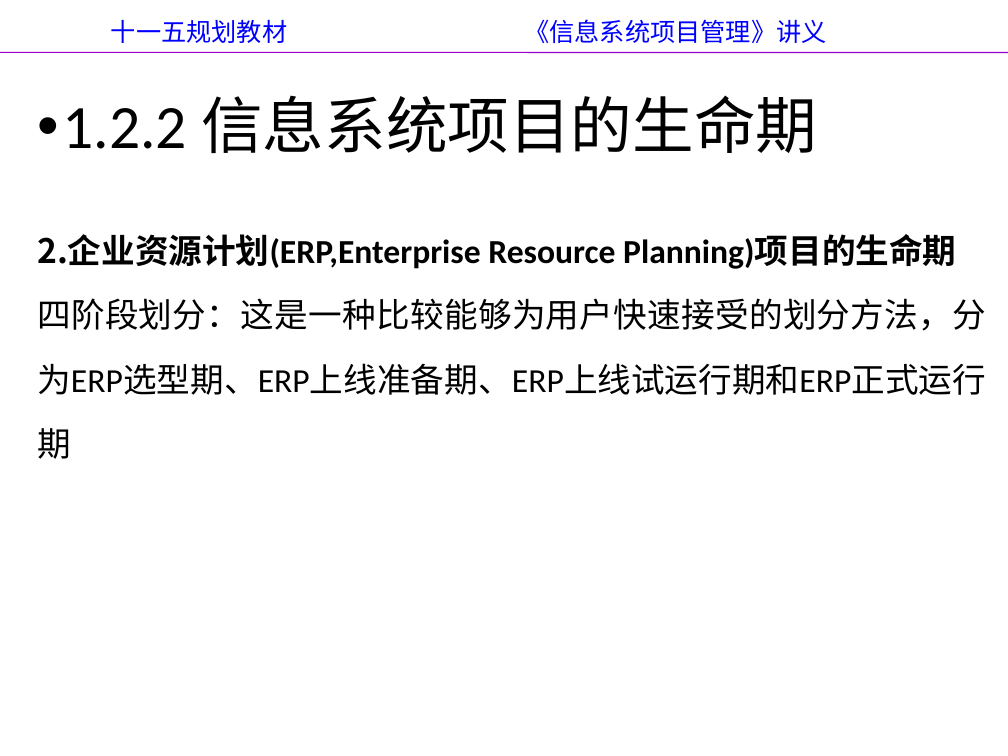
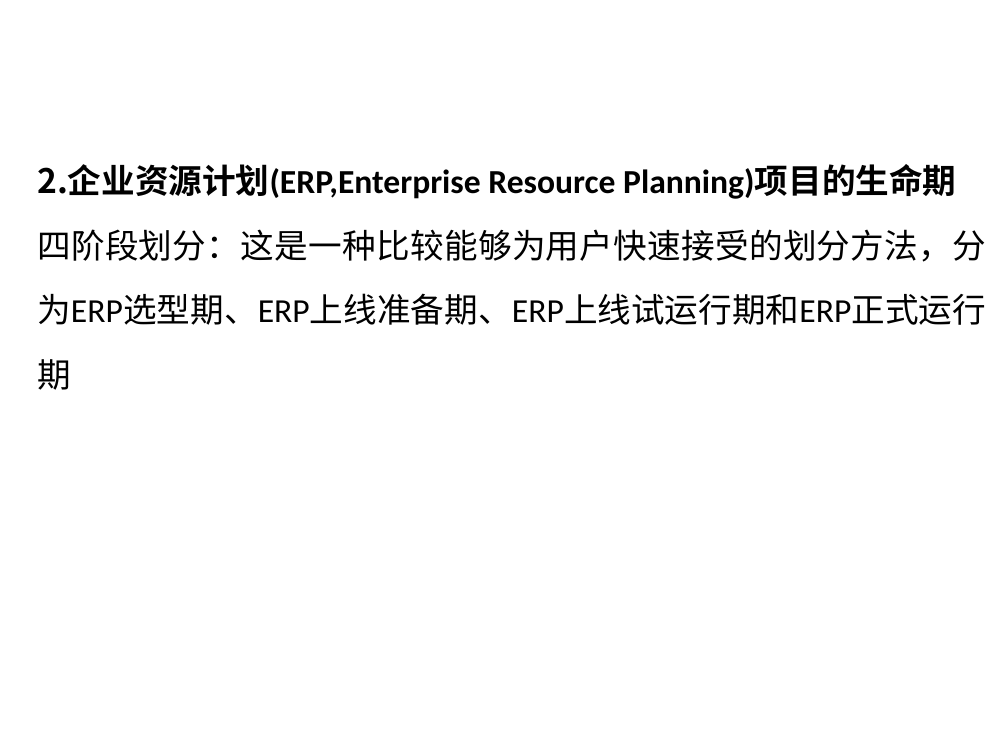
Before and after one commit to yanghui58/project_manager, a slide deck: slide 35 of 第1章 信息系统项目的特点与规划.pptx (slide 33 before the commit). Drawn at 1008x756 pixels with LibreOffice and Linux fonts; fonts in the diff are those of the drawing; background and template pictures are left out. Boxes give left, top, right and bottom in pixels: in the first picture for what was removed or moved away, otherwise in the second. Text is boxed around its words. In the diff, an @@ line names an element or a change of style, - is before the commit and + after.

```diff
--- a/第1章 信息系统项目的特点与规划.pptx
+++ b/第1章 信息系统项目的特点与规划.pptx
@@ title removed at <box>111,19,826,43</box> @@
-十一五规划教材 《信息系统项目管理》讲义
@@ line removed from (0, 52) to (1008, 52) @@
@@ text at <box>62,95,817,153</box>: paragraph removed @@
-• 1.2.2 信息系统项目的生命期
```
Also in this commit, not shown: 16 other slides changed, 2 slides added, 1 other file.
